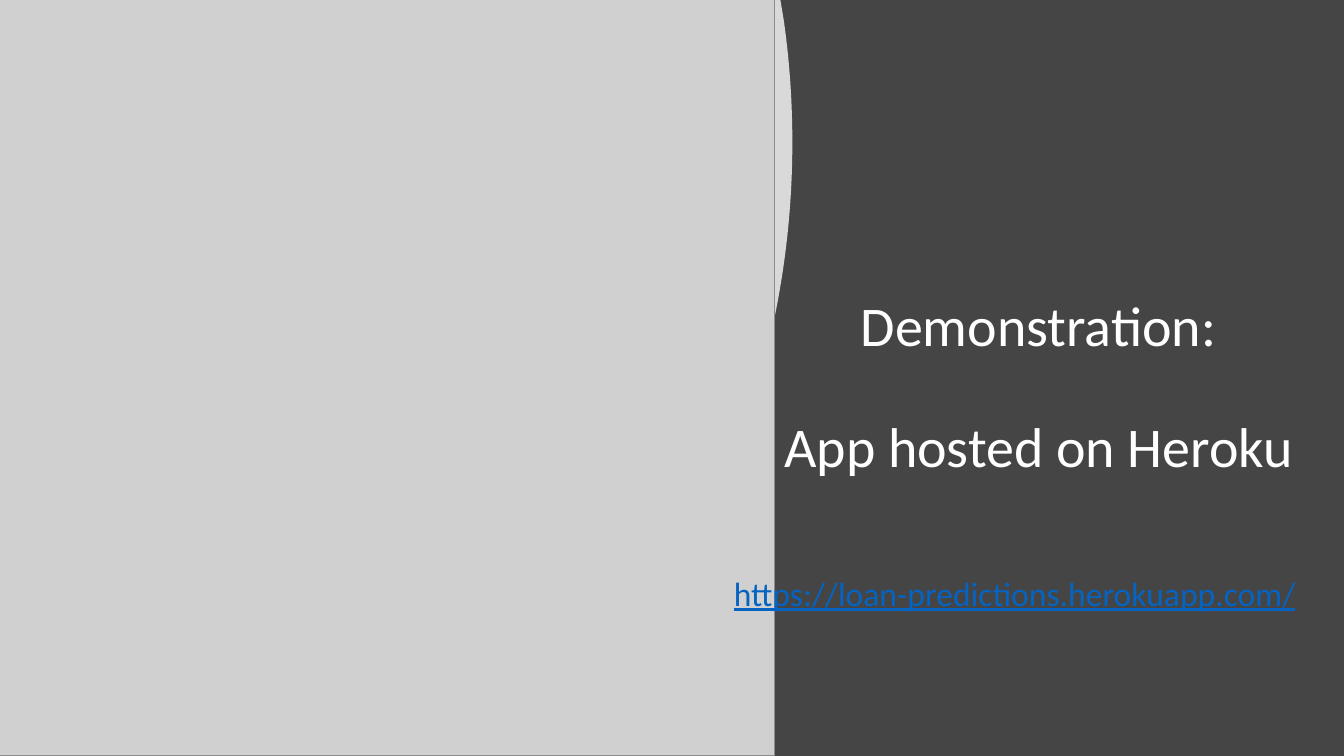
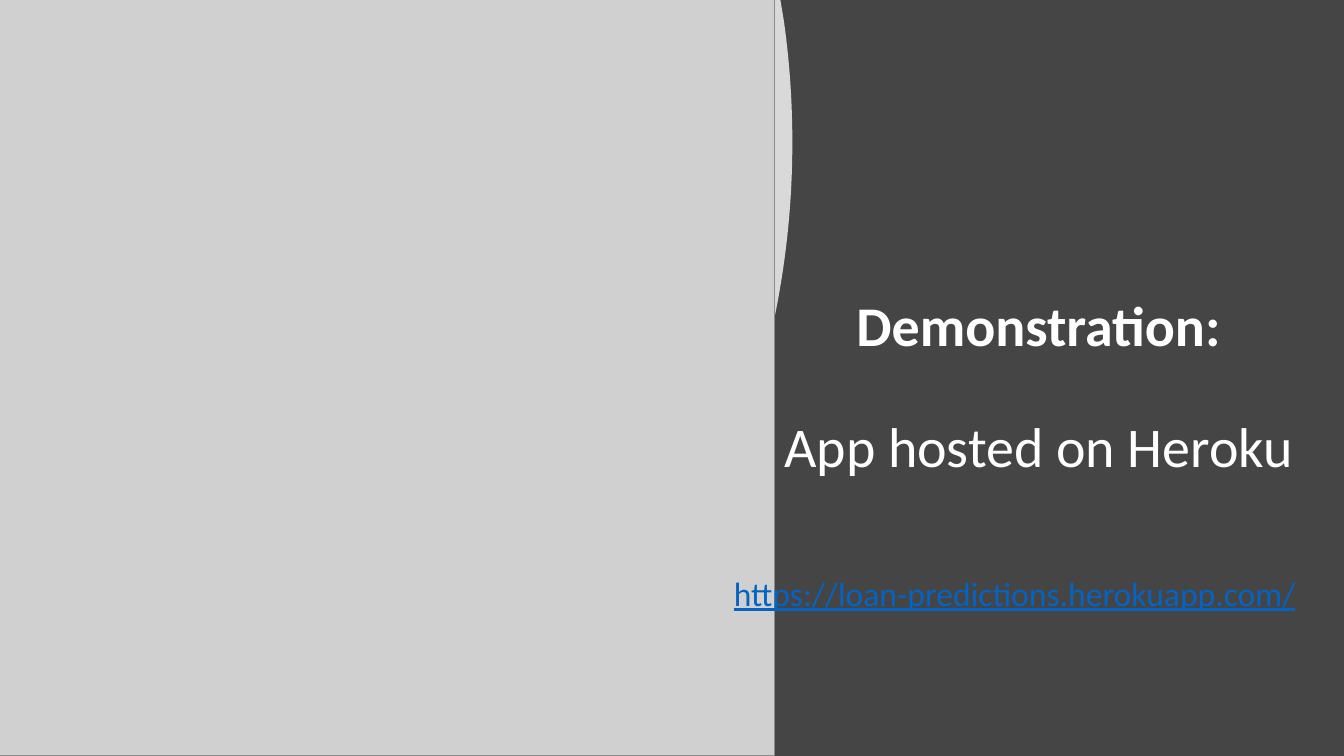
Before and after one commit to diazdez/Project-3, a slide deck: slide 15 of Loan approval project 3.pptx. Drawn at 1344x756 pixels with LibreOffice and Linux fonts; fonts in the diff are those of the drawing; grey boxes stand for pictures. Boxes give left, top, right and bottom in pixels: in the first picture for what was removed or moved away, otherwise in the second. Text is boxed around its words. In the diff, an @@ line names an element or a change of style, - is before the commit and + after.

```diff
--- a/Loan approval project 3.pptx
+++ b/Loan approval project 3.pptx
@@ title "Demonstration: App hosted on Heroku" at [784, 306, 1293, 476]: bold on in "Demonstration:" @@
```
Also in this commit, not shown: 10 other slides changed, 1 slide added, 1 slide removed, 4 other files.
